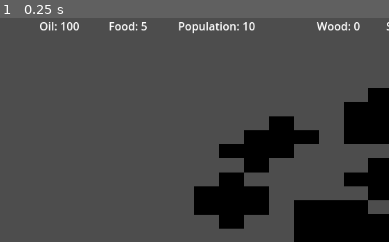
Above: before the commit, frame 1.
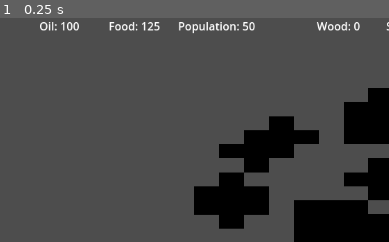
Above: after the commit, the same moment.

Repository: Atron1792/MRUHacks2024
Game: Godot game, scene res://MapTravaler/MiniMap.tscn
Two runs of this game, one before a commit and one after it. Both use one fixed random seed, a clock stepped at 60 frames per second and the inputs below.
Inputs:
- Up to frame 1 (0.25 s): no input
The pictures show only the part of the screen within x 4-54%, y 0-50%; the shares and areas given below are measured in that part.

The runs differ from the first frame. In frame 1, 0.2% of the frame differs, in the area x 36-64%, y 1-6%.
Error after the commit: Invalid access to property or key 'size' on a base object of type 'null instance'. (res://UI/UI)

Commit message:
psh fix?

Diff:
--- a/MapTravaler/path_follow_2d.gd
+++ b/MapTravaler/path_follow_2d.gd
@@ -1,6 +1,6 @@
 extends PathFollow2D
 
-@export var speed = 0.01
+var speed = 0.01
 var is_speeding_up = false
 var is_slowing_down = false
 var is_stopped = false
--- a/UI/UI Scripts/oil_init.gd
+++ b/UI/UI Scripts/oil_init.gd
@@ -8,8 +8,8 @@
 
 #Init variables do not change
 @export var OilInit = 100
-@export var FoodInit = 5
-@export var PeopleInit = 10
+@export var FoodInit = 125
+@export var PeopleInit = 50
 @export var WoodInit = 0
 @export var StoneInit = 0
 
@@ -37,19 +37,10 @@
 
 
 func depletion_resource():
-	if PathFollow2d.speed >= 0:
-		OilInit -= 5
-	elif PathFollow2d.speed <= 0:
-		OilInit -=1
-
-	if OilInit == 0:
-		PeopleInit -= (round(randf_range(0, 0.5)*PeopleInit))
-	if FoodInit > 0:
-		FoodInit -= round(PeopleInit*0.5)
-	else:
-		FoodInit = 0
+	OilInit -= 5
+	FoodInit -= round(PeopleInit*0.5)
 	if FoodInit > (PeopleInit*1.25):
-		PeopleInit += round(randf_range(0, 0.1)*PeopleInit)
+		PeopleInit += 1
 	elif FoodInit < (PeopleInit*0.99):
 		PeopleInit -= round(randf_range(0, .5)*PeopleInit)
 
@@ -79,5 +70,5 @@
 	depletion_resource()
 
 func game_end():
-	if PeopleInit <= 1:
-		$"../Sprite2D/Path2D/PathFollow2D".speed = 0
+	if PeopleInit <= 0:
+		pass
--- a/project.godot
+++ b/project.godot
@@ -17,7 +17,7 @@
 
 [autoload]
 
-PathFollow2d="*res://MapTravaler/path_follow_2d.gd"
+resources="*res://UI/UI Scripts/oil_init.gd"
 
 [dotnet]
 
